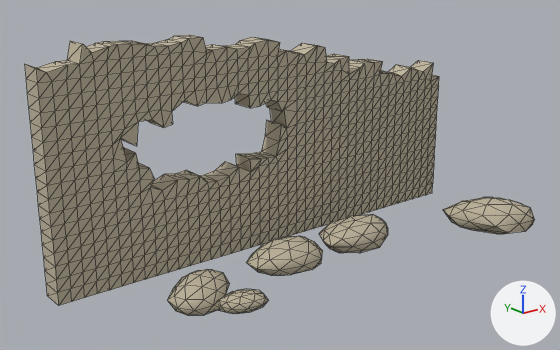
The glTF model godot/assets/props/modelle/wand_2x1_kaputt.glb, before and after one commit.
The view is the same before and after, from a 50 mm lens placed at (-0.95, -2.5, 1.27), pointed at (0.94, -0.14, 0.33). Every picture has the same lights, and +X, +Y and +Z are marked at lower right. The picture after the commit comes second. Mesh edges are drawn as thin lines. Vertices at exactly the same position are counted once.

The first picture shows 'wand_2x1_kaputt'.
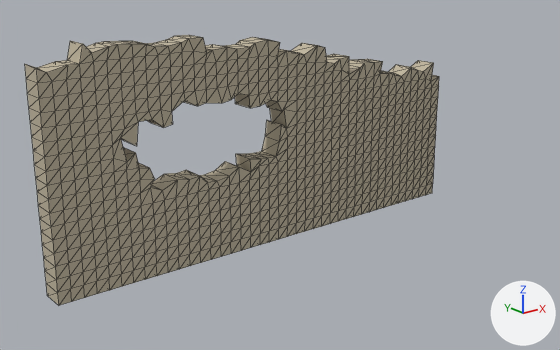
Pixel boxes (x1, y1, x2, y2) of what changed, in the pictures (560 x 350 px):
'wand_2x1_kaputt', reshaped (19% narrower)
    before: (25, 35, 534, 315)
    after: (25, 35, 439, 305)
part 1 of me_wand_2x1_kaputt, deleted (beige)
    before: (167, 197, 534, 315)

The edits, one by one:
me_wand_2x1_kaputt is used by ob_wand_2x1_kaputt; location (0.0, 0.0, 0.0).
me_wand_2x1_kaputt had 1540 vertices, 3056 faces and spanned x 0.0..2.04, y -0.66..0.34, z -0.04..0.91.
me_wand_2x1_kaputt now has 1288 vertices, 2576 faces and spans x 0.0..2.0, y -0.05..0.05, z 0.0..0.91.
me_wand_2x1_kaputt part 1: 6 loose pieces with 252 vertices, spanning x 0.29..2.04, y -0.66..0.34, z -0.04..0.12, are deleted.
